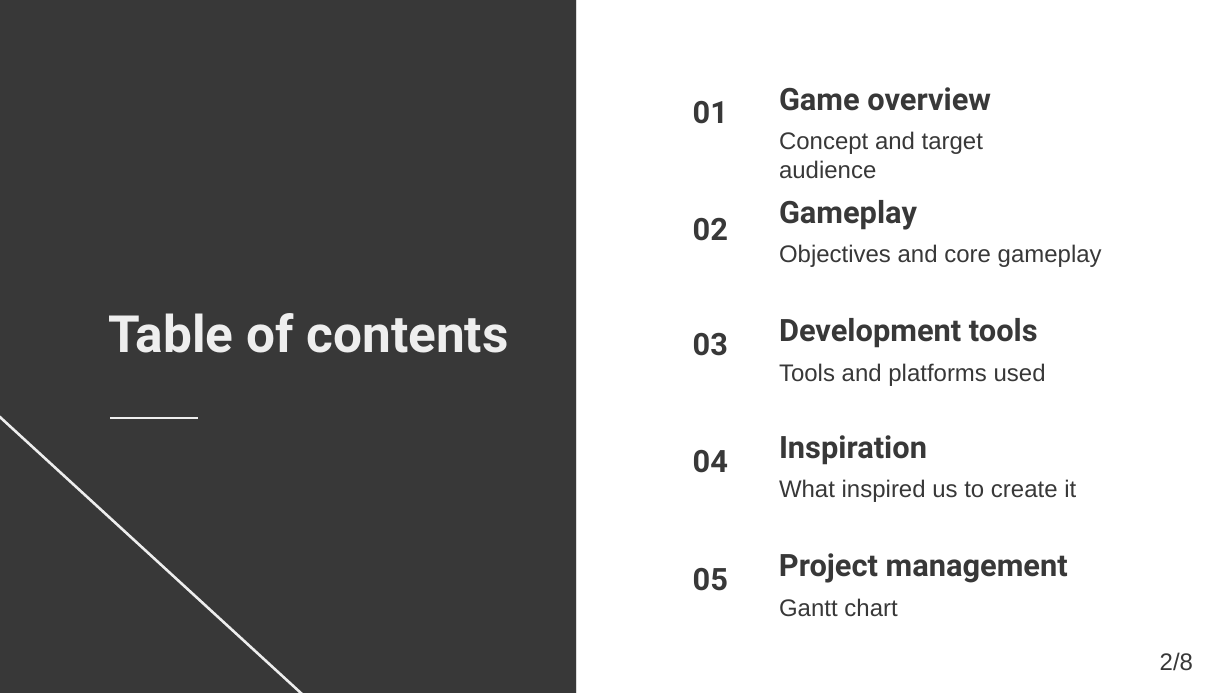
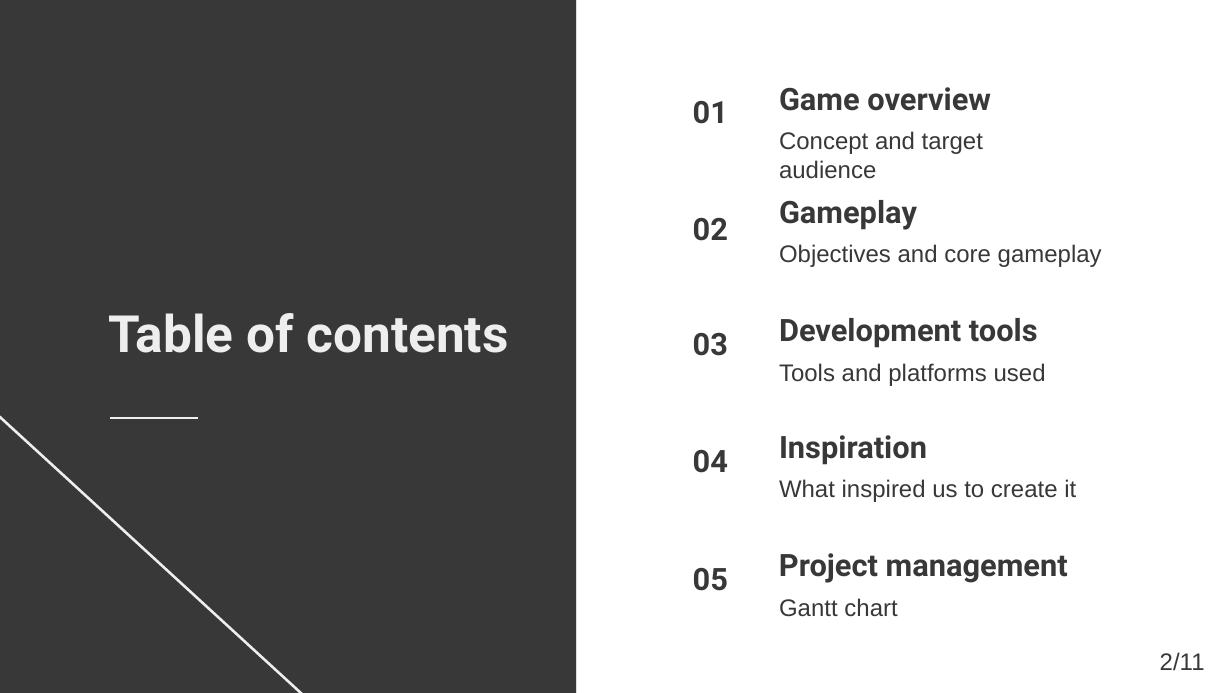
Before and after one commit to FariaXD/UnityMobileGame-FinalProject, a slide deck: slide 2 of ReportsAndOthers/Presentations/Presentation.pptx. Drawn at 1232x693 pixels with LibreOffice and Linux fonts; fonts in the diff are those of the drawing. Boxes give left, top, right and bottom in pixels: in the first picture for what was removed or moved away, otherwise in the second. Text is boxed around its words. In the diff, an @@ line names an element or a change of style, - is before the commit and + after.

```diff
--- a/ReportsAndOthers/Presentations/Presentation.pptx
+++ b/ReportsAndOthers/Presentations/Presentation.pptx
@@ text at (1160,652,1205,671): text changed @@
-2/8
+2/11
```
Also in this commit, not shown: 7 other slides changed, 1 slide added, 12 other files.
